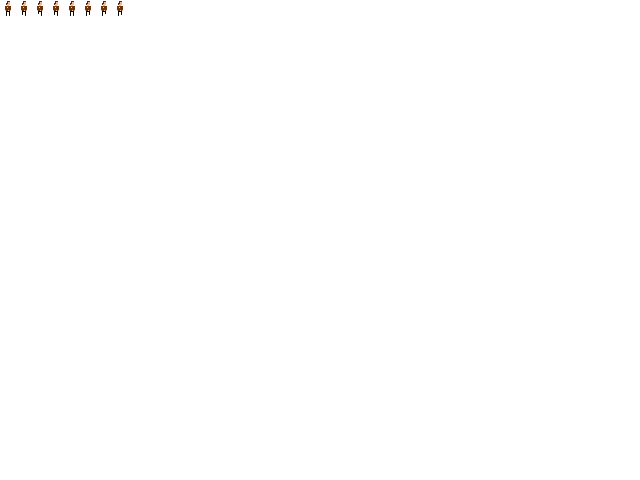
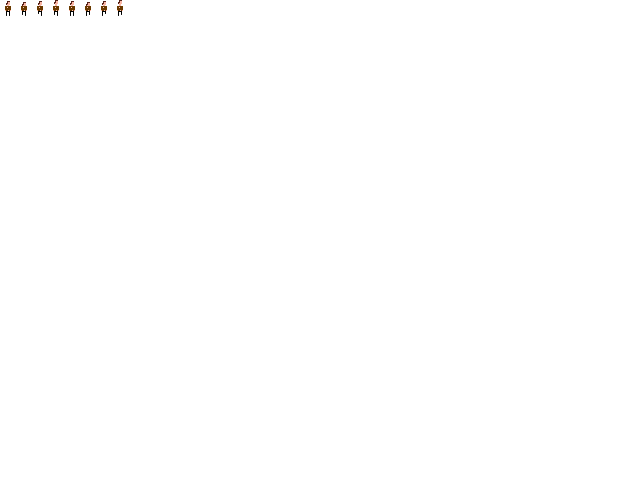
The second 640 x 480 image is a revision of the first. Changes to its layers:
painted on "Hintergrund" over <box>22,0,122,6</box>
